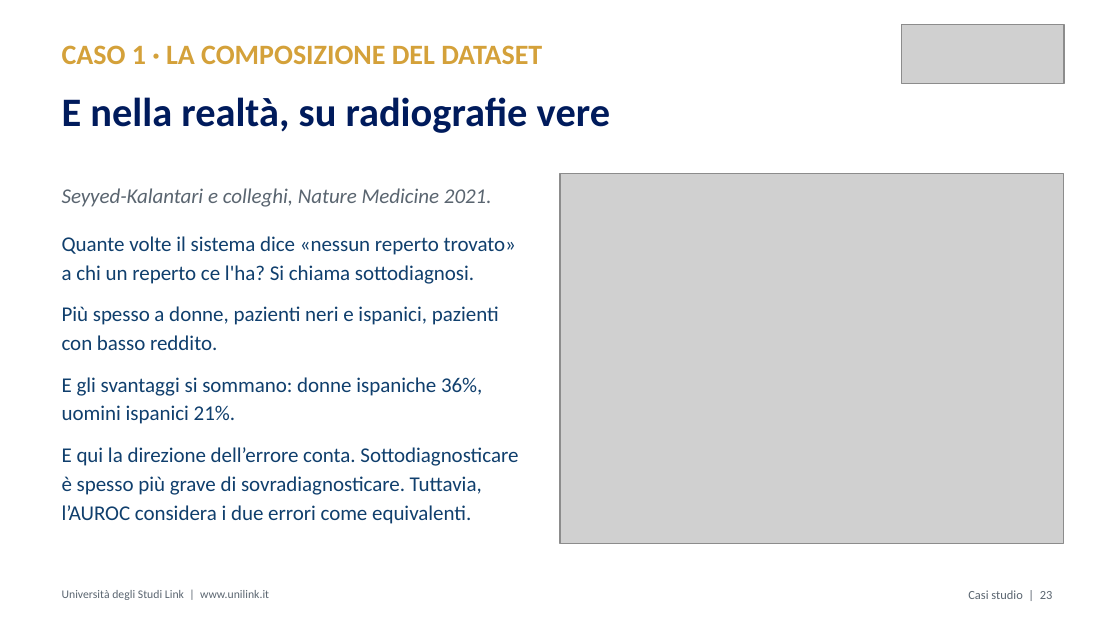
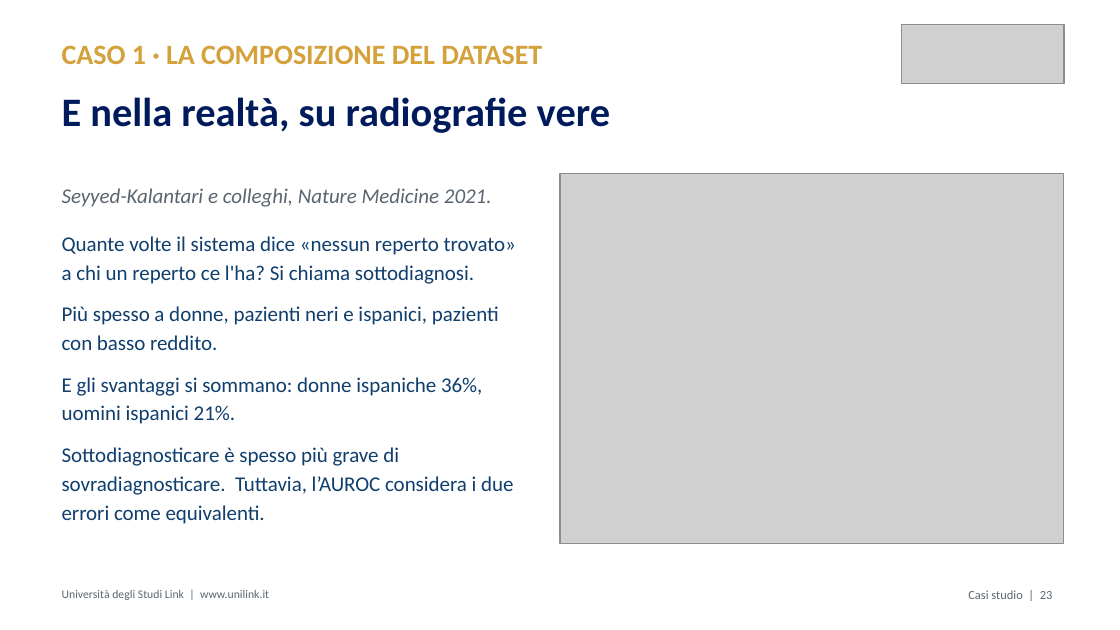
Before and after one commit to MicheleFerramola00/lezioni, a slide deck: slide 27 of slide/M2.4_Ferramola_slide.pptx. Drawn at 1120x630 pixels with LibreOffice and Linux fonts; fonts in the diff are those of the drawing; grey boxes stand for pictures. Boxes give left, top, right and bottom in pixels: in the first picture for what was removed or moved away, otherwise in the second. Text is boxed around its words. In the diff, an @@ line names an element or a change of style, - is before the commit and + after.

```diff
--- a/slide/M2.4_Ferramola_slide.pptx
+++ b/slide/M2.4_Ferramola_slide.pptx
@@ text at (x1=62, y1=447, x2=513, y2=524): text changed @@
-E qui la direzione dell’errore conta. Sottodiagnosticare è spesso più grave di sovradiagnosticare. Tuttavia, l’AUROC considera i due errori come equivalenti.
+Sottodiagnosticare è spesso più grave di sovradiagnosticare. Tuttavia, l’AUROC considera i due errori come equivalenti.
```
Also in this commit, not shown: 7 other slides changed, 2 other files.
